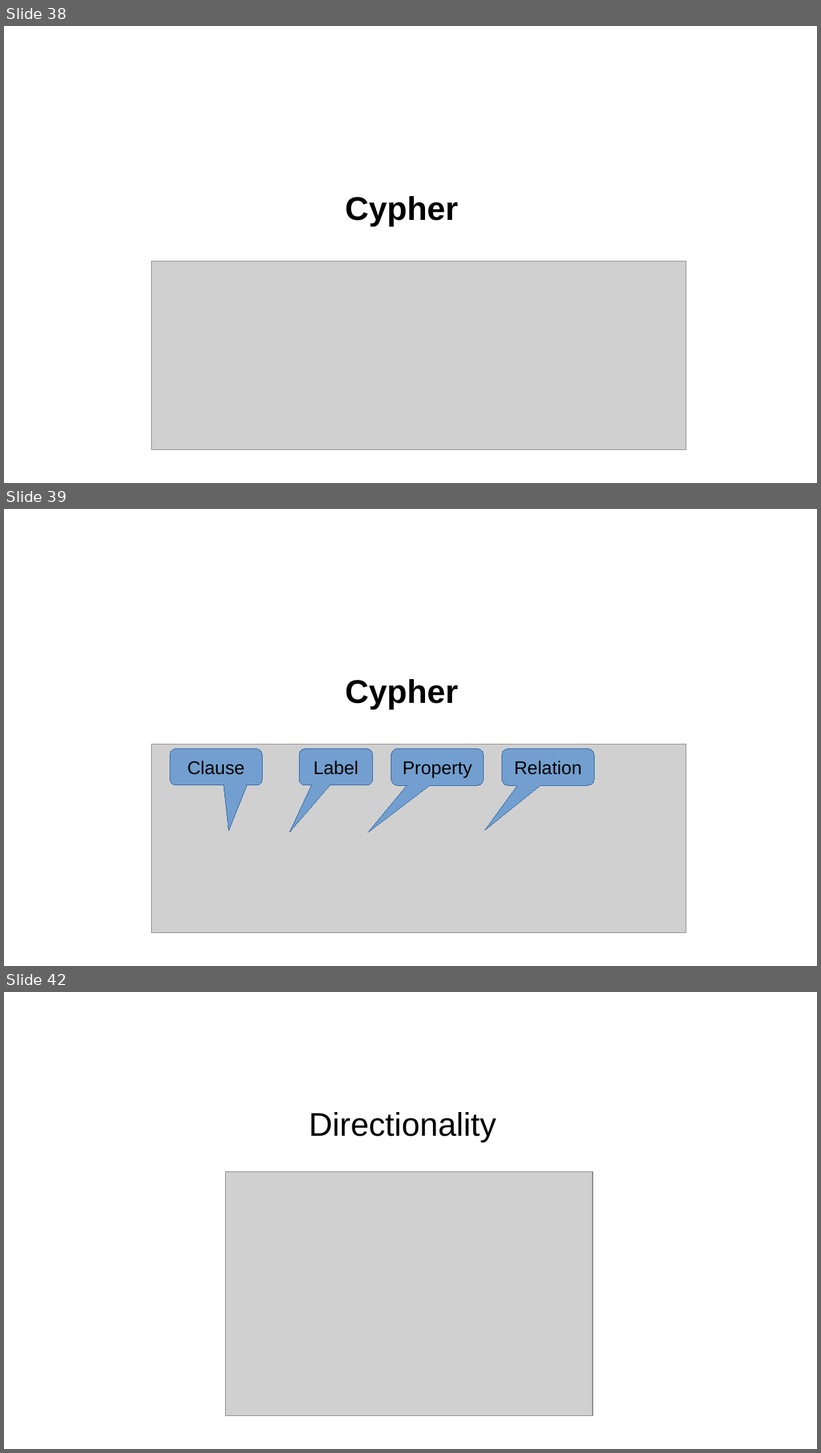
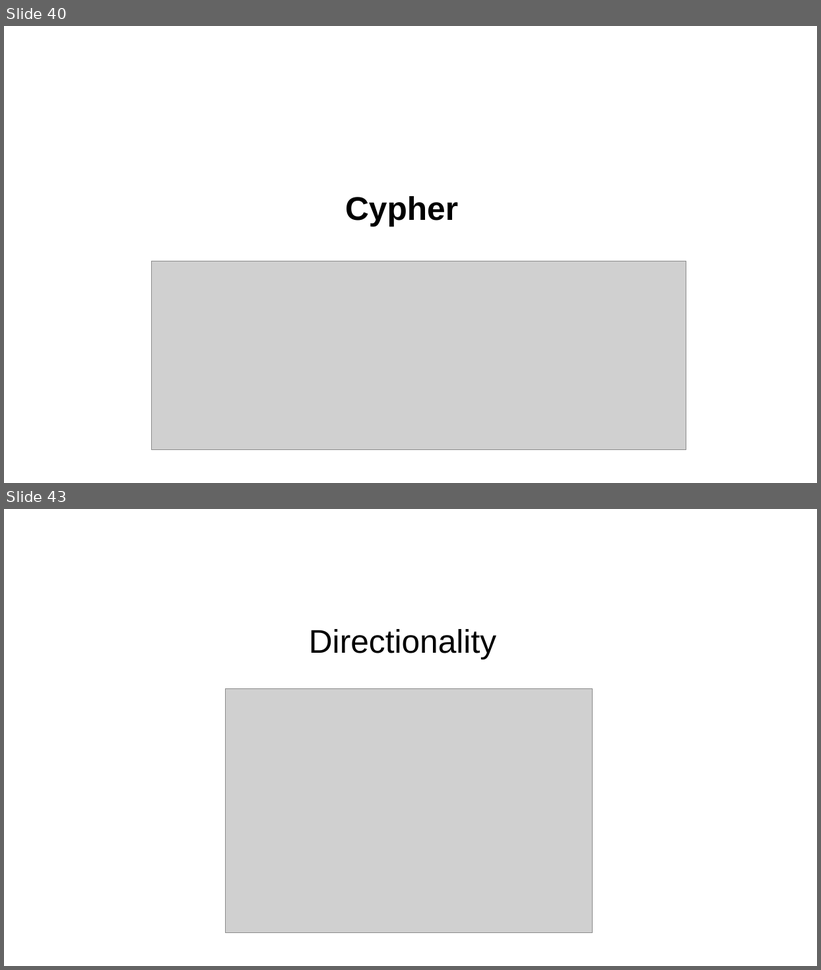
Before and after one commit to skrabbenborg/nosql-talk, a slide deck: presentation/presentation.pptx. Shown one above the other, each under a label of ours: slides 38, 39 and 42 before the commit, slides 40 and 43 after it; the slides between them are not shown. The pictures are 821x1453 and 821x970 pixels, drawn with LibreOffice and Linux fonts; fonts in the diff are those of the drawing; grey boxes stand for pictures; background and template pictures are left out. Boxes give left, top, right and bottom in pixels: in the first picture for what was removed or moved away, otherwise in the second. Text is boxed around its words. In the diff, an @@ line names an element or a change of style, - is before the commit and + after.

```diff
--- a/presentation/presentation.pptx
+++ b/presentation/presentation.pptx
@@ slide 39 removed at bbox=[4, 509, 817, 966], background picture (left out) @@
@@ text removed at bbox=[345, 679, 458, 709] @@
-Cypher
@@ picture removed at bbox=[152, 745, 686, 933] @@
@@ rounded speech box removed at bbox=[170, 749, 262, 786] @@
-Clause
@@ rounded speech box removed at bbox=[299, 749, 373, 786] @@
-Label
@@ rounded speech box removed at bbox=[391, 749, 484, 786] @@
-Property
@@ rounded speech box removed at bbox=[502, 749, 594, 786] @@
-Relation
@@ what was slide 38 is now slide 40 @@
@@ what was slide 42 is now slide 43 @@
```
Also in this commit, not shown: 2 slides changed, 3 slides added, 1 other slide removed, 8 other files.
